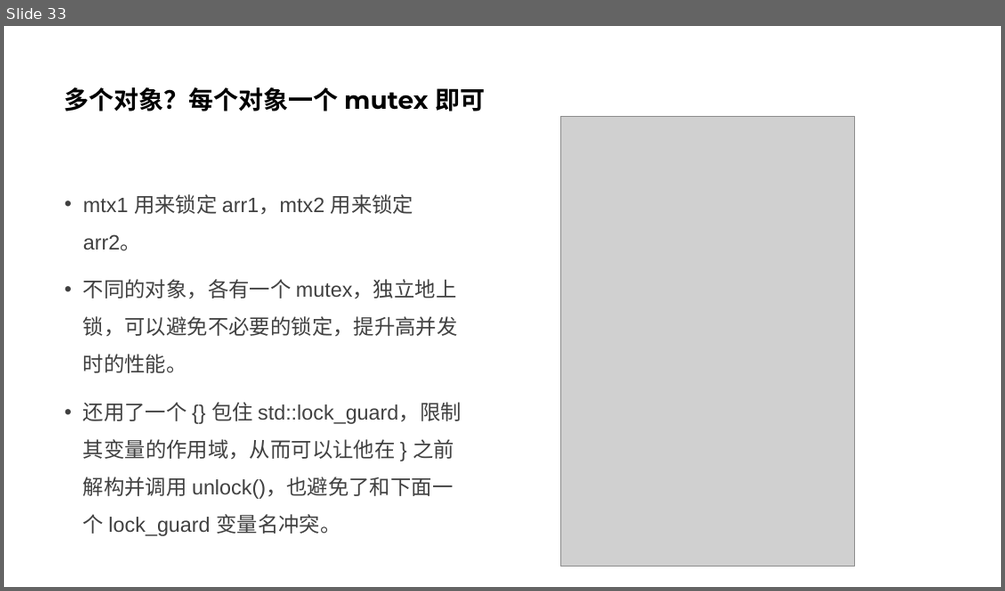
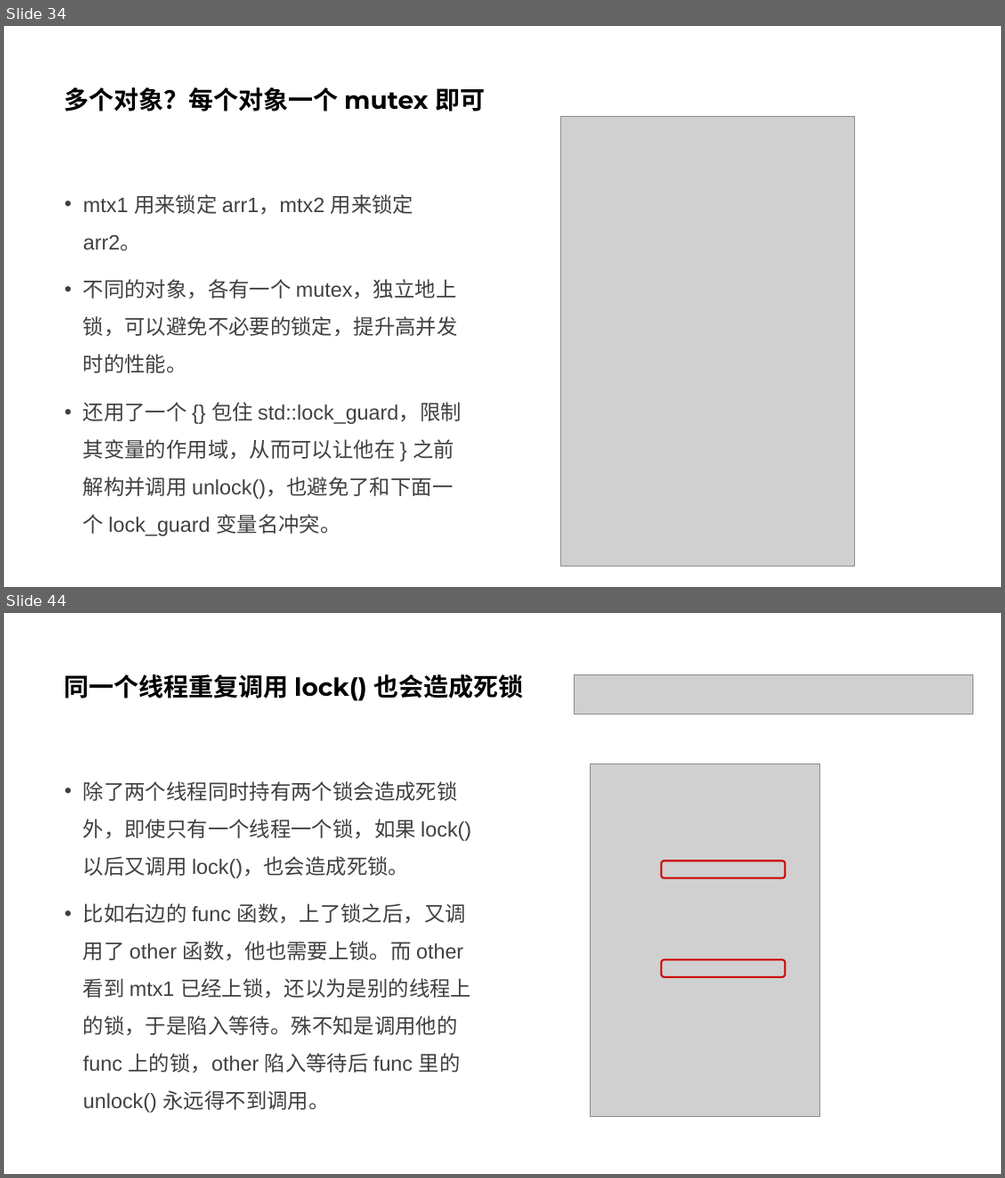
Before and after one commit to parallel101/course, a slide deck: 05/slides.pptx. Shown one above the other, each under a label of ours: slide 33 before the commit, slides 34 and 44 after it; the slides between them are not shown. The pictures are 1005x591 and 1005x1178 pixels, drawn with LibreOffice and Linux fonts; fonts in the diff are those of the drawing; grey boxes stand for pictures. Boxes give left, top, right and bottom in pixels: in the first picture for what was removed or moved away, otherwise in the second. Text is boxed around its words. In the diff, an @@ line names an element or a change of style, - is before the commit and + after.

```diff
--- a/05/slides.pptx
+++ b/05/slides.pptx
@@ slide 44 added at (x1=4, y1=613, x2=1001, y2=1174), background #FFFFFF @@
@@ title added at (x1=65, y1=674, x2=524, y2=701), 24 pt, text #000000, bold @@
+同一个线程重复调用 lock() 也会造成死锁
@@ picture added at (x1=574, y1=675, x2=973, y2=714) @@
@@ picture added at (x1=591, y1=764, x2=820, y2=1117) @@
@@ text added at (x1=83, y1=781, x2=471, y2=1112), 20 pt, text #404040 @@
+• 除了两个线程同时持有两个锁会造成死锁外，即使只有一个线程一个锁，如果 lock() 以后又调用 lock()，也会造成死锁。
+• 比如右边的 func 函数，上了锁之后，又调用了 other 函数，他也需要上锁。而 other 看到 mtx1 已经上锁，还以为是别的线程上的锁，于是陷入等待。殊不知是调用他的 func 上的锁，other 陷入等待后 func 里的 unlock() 永远得不到调用。
@@ rounded rectangle added at (x1=662, y1=860, x2=785, y2=877), outline #CC0000 1.75 pt @@
@@ rounded rectangle added at (x1=662, y1=960, x2=785, y2=977), outline #CC0000 1.75 pt @@
@@ what was slide 33 is now slide 34 @@
```
Also in this commit, not shown: 4 slides changed, 12 other slides added, 21 other files.
